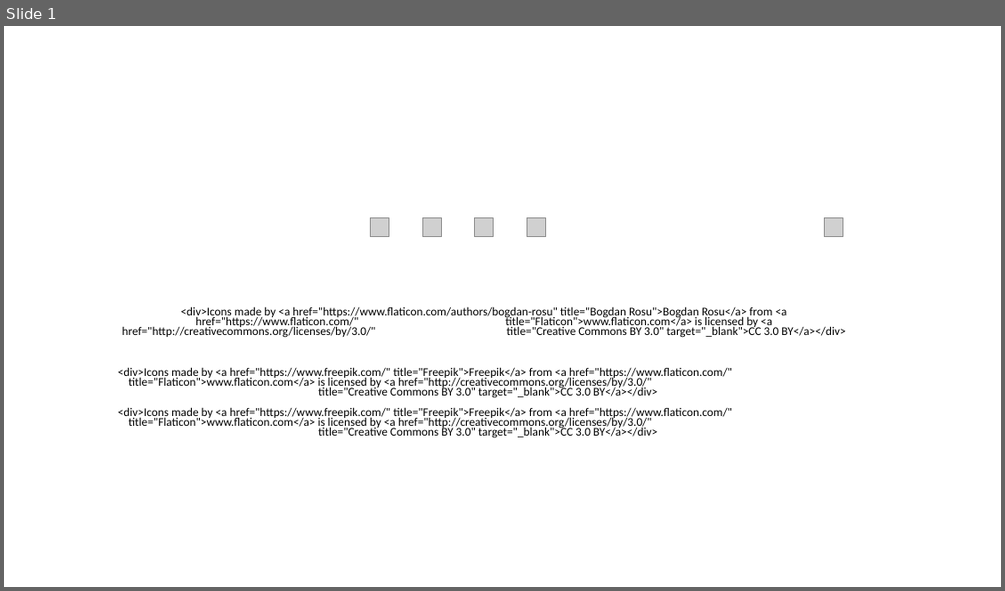
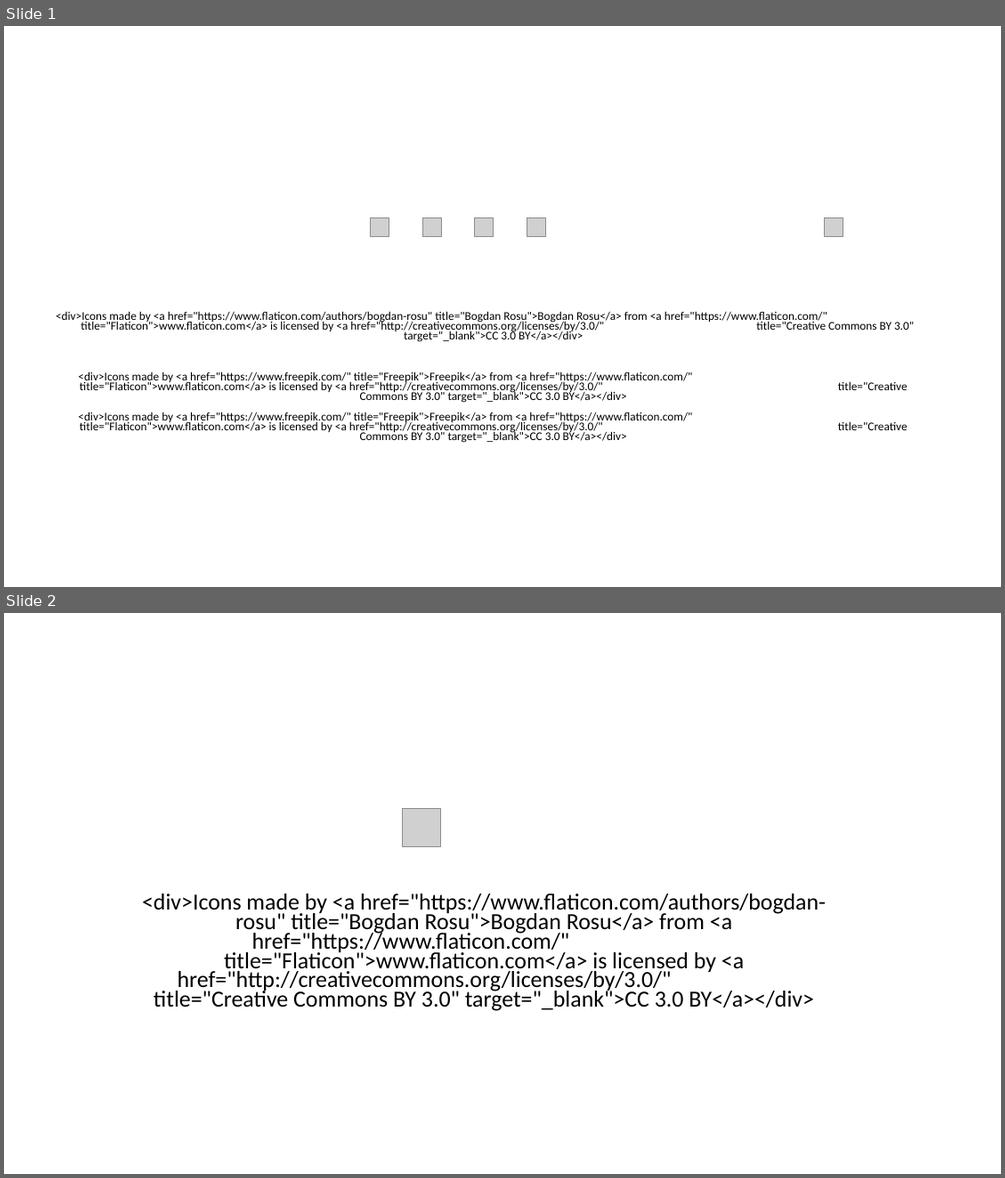
Before and after one commit to memmelma/bulletplus, a slide deck: icon_design_selection.pptx. Shown one above the other, each under a label of ours: slide 1 before the commit, slides 1 and 2 after it. The pictures are 1005x591 and 1005x1178 pixels, drawn with LibreOffice and Linux fonts; fonts in the diff are those of the drawing; grey boxes stand for pictures. Boxes give left, top, right and bottom in pixels: in the first picture for what was removed or moved away, otherwise in the second. Text is boxed around its words. In the diff, an @@ line names an element or a change of style, - is before the commit and + after.

```diff
--- a/icon_design_selection.pptx
+++ b/icon_design_selection.pptx
@@ slide 2 added at (4,613,1001,1174), background #FFFFFF @@
@@ picture added at (403,809,441,847) @@
@@ subtitle added at (142,893,825,1011), 22.2 pt, text #000000 @@
+<div>Icons made by <a href="https://www.flaticon.com/authors/bogdan-rosu" title="Bogdan Rosu">Bogdan Rosu</a> from <a href="https://www.flaticon.com/" title="Flaticon">www.flaticon.com</a> is licensed by <a href="http://creativecommons.org/licenses/by/3.0/" title="Creative Commons BY 3.0" target="_blank">CC 3.0 BY</a></div>
@@ slide 1 changed as well @@
@@ subtitle "<div>Icons made by <a href="https://www.flaticon.com/authors ..." rewrapped from (118,306,845,438) to (56,311,914,443) @@
```
Also in this commit, not shown: 18 other files.
